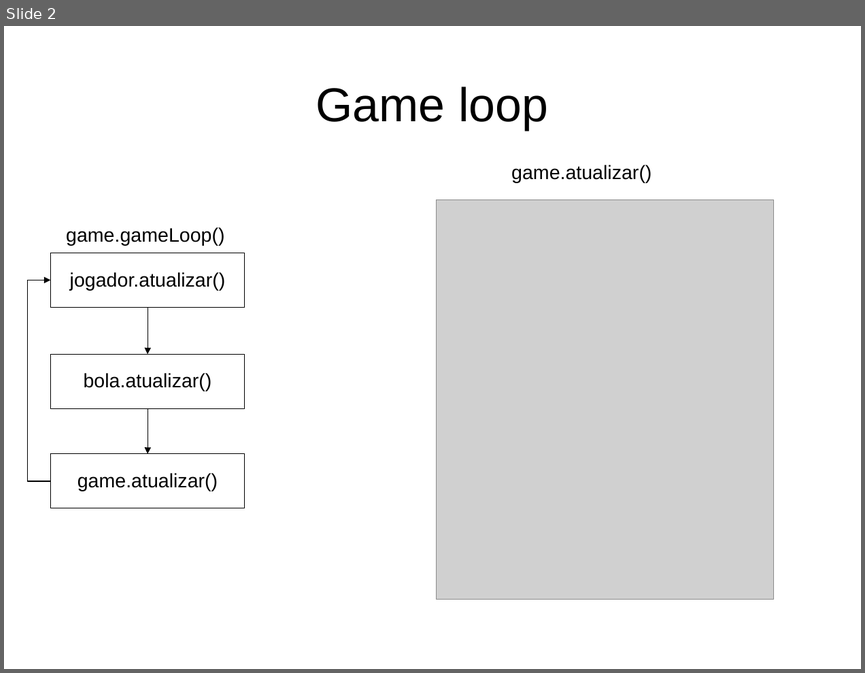
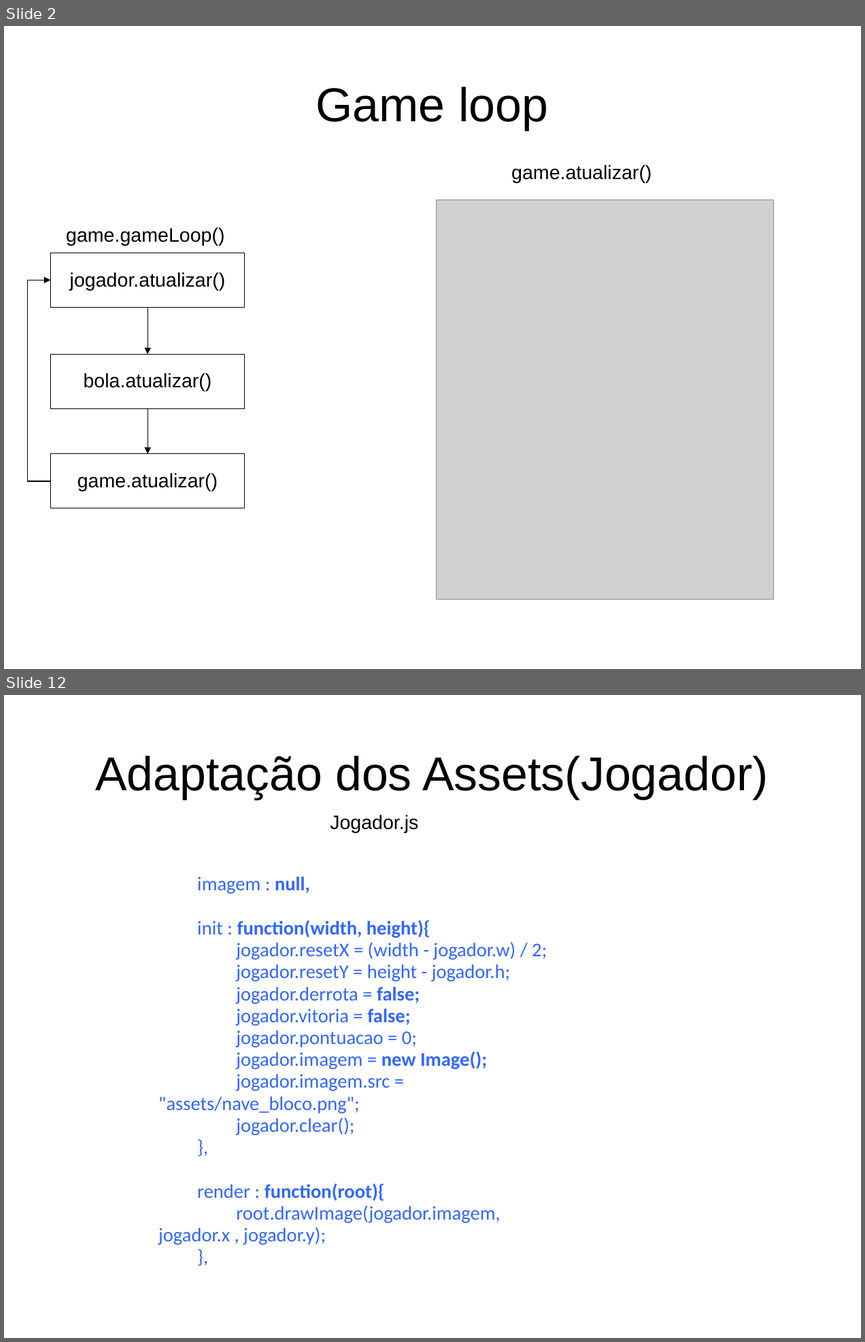
Before and after one commit to jucimarjr/posueagames, a slide deck: brunorichele/breakout/apres/breakout.ppt. Shown one above the other, each under a label of ours: slide 2 before the commit, slides 2 and 12 after it; the slides between them are not shown. The pictures are 865x673 and 865x1342 pixels, drawn with LibreOffice and Linux fonts; fonts in the diff are those of the drawing; grey boxes stand for pictures. Boxes give left, top, right and bottom in pixels: in the first picture for what was removed or moved away, otherwise in the second. Text is boxed around its words. In the diff, an @@ line names an element or a change of style, - is before the commit and + after.

```diff
--- a/brunorichele/breakout/apres/breakout.ppt
+++ b/brunorichele/breakout/apres/breakout.ppt
@@ slide 12 added at [4, 695, 861, 1338], background #FFFFFF @@
@@ title added at [95, 756, 768, 799], 44 pt, text #000000 @@
+Adaptação dos Assets(Jogador)
@@ text added at [330, 815, 418, 833], 18 pt, text #000000 @@
+Jogador.js
@@ text added at [158, 877, 547, 1244], 18 pt, text #3366FF @@
+imagem : null,
+init : function(width, height){
+jogador.resetX = (width - jogador.w) / 2;
+jogador.resetY = height - jogador.h;
+jogador.derrota = false;
+jogador.vitoria = false;
+jogador.pontuacao = 0;
+jogador.imagem = new Image();
+jogador.imagem.src = "assets/nave_bloco.png";
+jogador.clear();
+},
+render : function(root){
+root.drawImage(jogador.imagem, jogador.x , jogador.y);
+},
```
Also in this commit, not shown: 11 other slides added, 7 other files.
